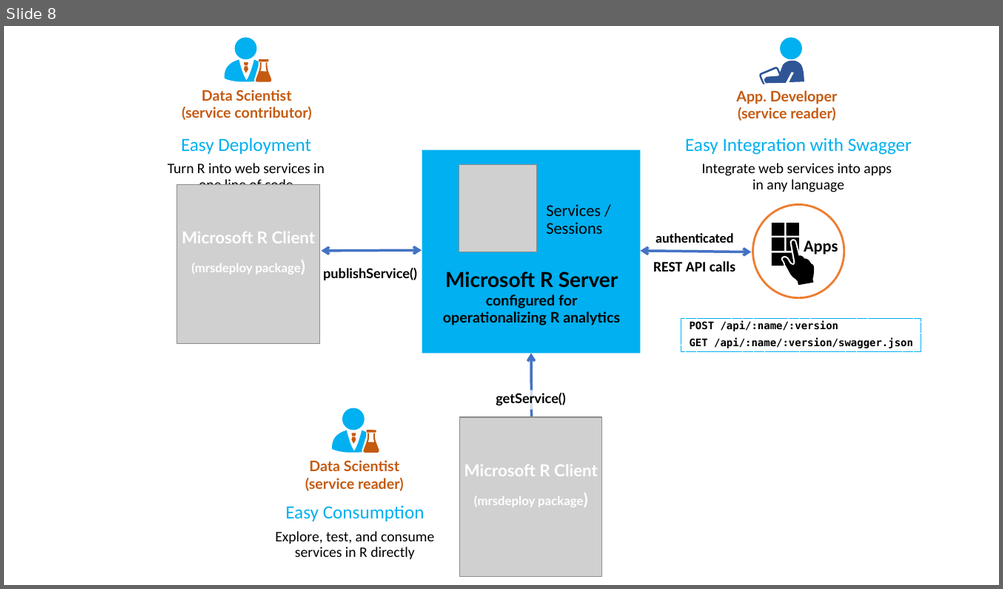
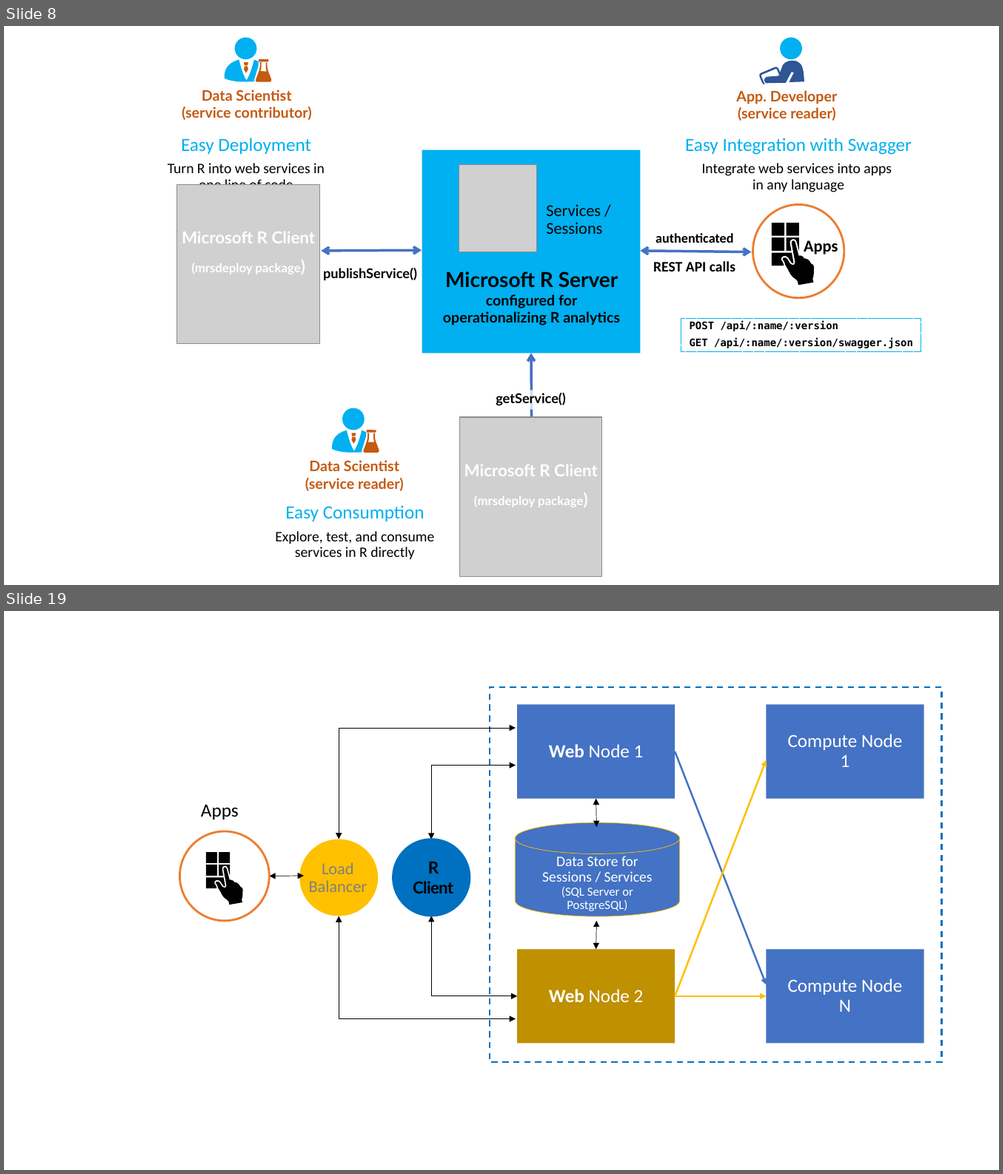
Before and after one commit to MicrosoftDocs/machine-learning-server-docs, a slide deck: microsoft-r/media/o16n/about-o16n.pptx. Shown one above the other, each under a label of ours: slide 8 before the commit, slides 8 and 19 after it; the slides between them are not shown. The pictures are 1003x589 and 1003x1174 pixels, drawn with LibreOffice and Linux fonts; fonts in the diff are those of the drawing; grey boxes stand for pictures. Boxes give left, top, right and bottom in pixels: in the first picture for what was removed or moved away, otherwise in the second. Text is boxed around its words. In the diff, an @@ line names an element or a change of style, - is before the commit and + after.

```diff
--- a/microsoft-r/media/o16n/about-o16n.pptx
+++ b/microsoft-r/media/o16n/about-o16n.pptx
@@ slide 19 added at [4, 611, 999, 1170], background #FFFFFF @@
@@ group added at [180, 687, 941, 1062]: 5 rectangles, 4 elbow double arrows, 3 ellipses, 3 double arrows, 3 arrows, 2 texts, 1 cylinder, 1 freeform shape @@
+Web Node 1
+Web Node 2
+Compute Node 1
+Compute Node N
+Data Store for Sessions / Services
+(SQL Server or PostgreSQL)
+Load Balancer
+Apps
+R Client
```
Also in this commit, not shown: 21 other slides added, 8 other files.
